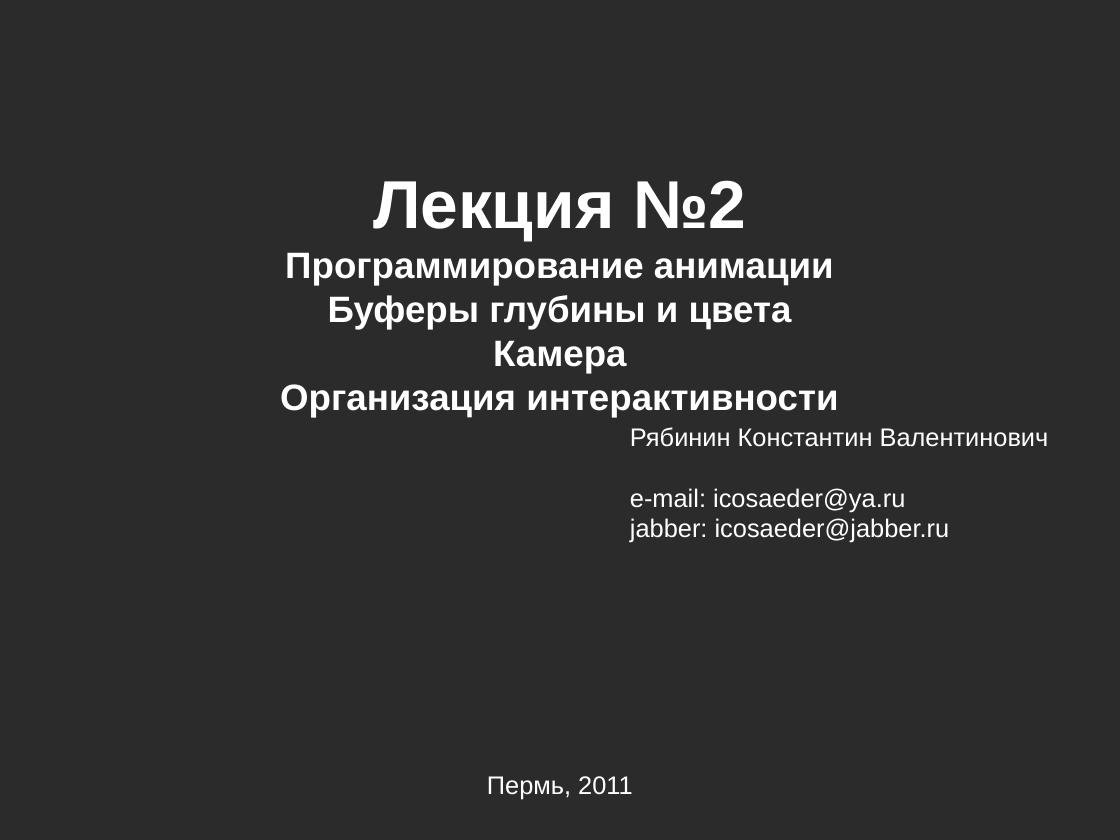
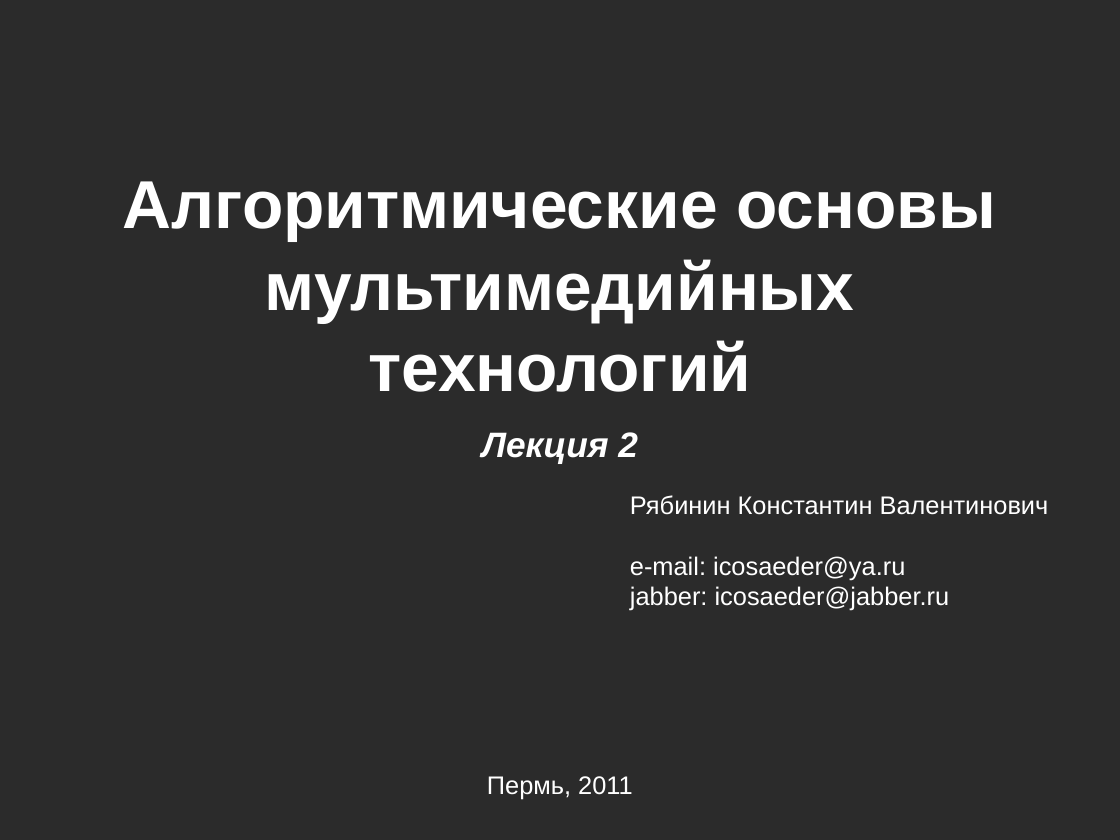
Before and after one commit to icosaeder/mmtech-lect, a slide deck: slide 1 of Лекции/Лекция №2/Лекция №2.odp. Drawn at 1120x840 pixels with LibreOffice and Linux fonts; fonts in the diff are those of the drawing; background and template pictures are left out; a plain dark background stands for a picture behind light text. Boxes give left, top, right and bottom in pixels: in the first picture for what was removed or moved away, otherwise in the second. Text is boxed around its words. In the diff, an @@ line names an element or a change of style, - is before the commit and + after.

Commit message:
lecture 2 updated

```diff
--- a/Лекции/Лекция №2/Лекция №2.odp
+++ b/Лекции/Лекция №2/Лекция №2.odp
@@ text added at bbox=[123, 181, 996, 463], 48 pt, text #FFFFFF, bold @@
+Алгоритмические основы мультимедийных технологий
+Лекция 2
@@ text removed at bbox=[280, 180, 838, 418] @@
-Лекция №2
-Программирование анимации
-Буферы глубины и цвета
-Камера
-Организация интерактивности
@@ text "Рябинин Константин Валентинович": place and size @@
-text "Рябинин Константин Валентинович" at bbox=[630, 427, 1049, 543]
+text "Рябинин Константин Валентинович" at bbox=[630, 495, 1049, 611]
```
Also in this commit, not shown: 1 other slide changed, 4 slides added, 3 slides removed, 2 other files.
